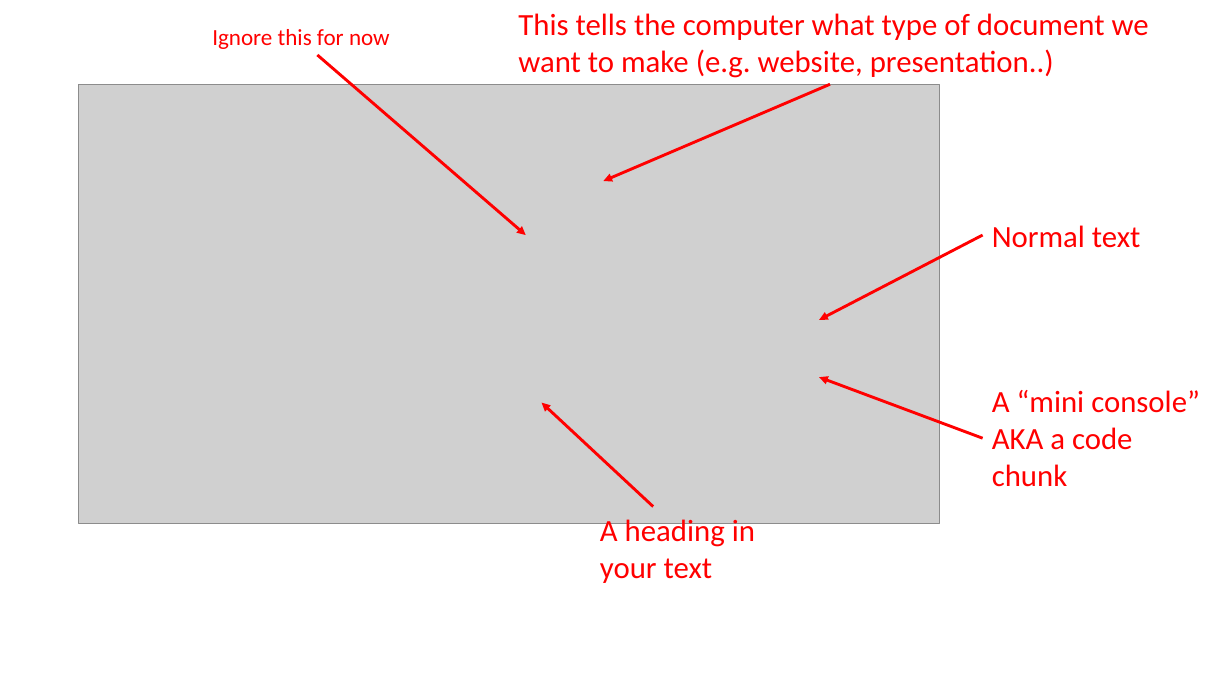
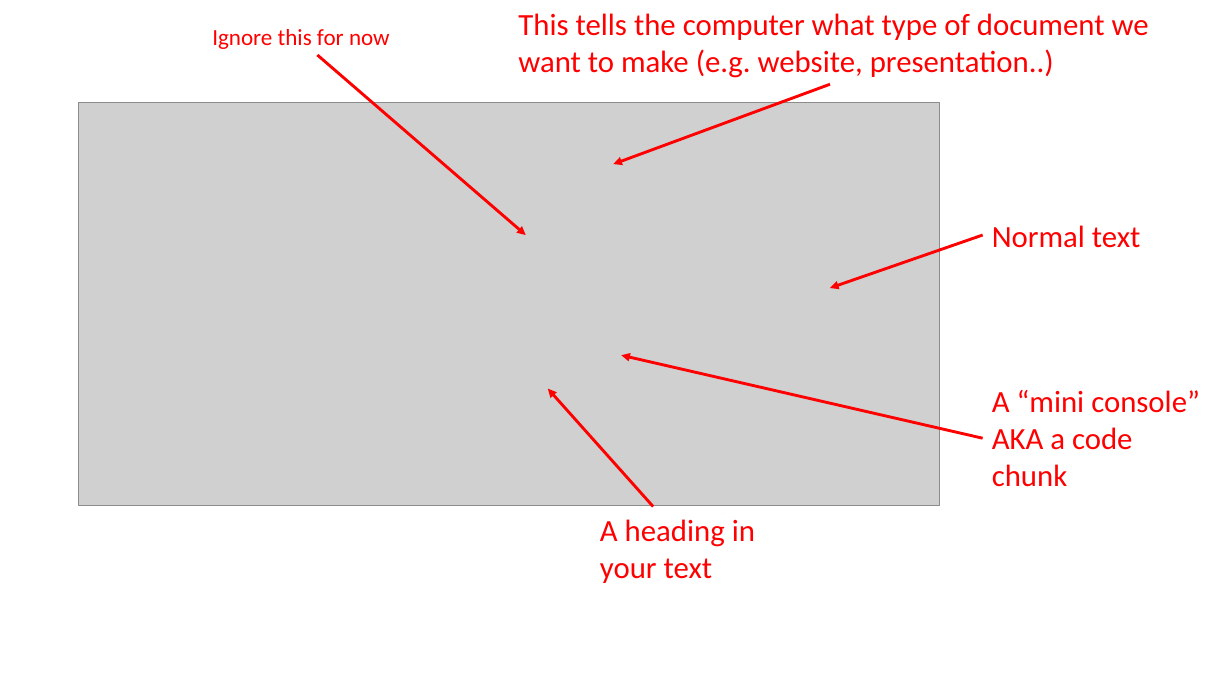
Before and after one commit to psu-spatial/GEOG364-2021, a slide deck: slide 4 of Plots.pptx. Drawn at 1232x693 pixels with LibreOffice and Linux fonts; fonts in the diff are those of the drawing; grey boxes stand for pictures. Boxes give left, top, right and bottom in pixels: in the first picture for what was removed or moved away, otherwise in the second. Text is boxed around its words. In the diff, an @@ line names an element or a change of style, - is before the commit and + after.

Commit message:
plots pdf

```diff
--- a/Plots.pptx
+++ b/Plots.pptx
@@ arrow moved from (830, 84) - (604, 181) to (830, 84) - (614, 165) @@
@@ picture: place and size @@
-picture at (79, 84, 940, 524)
+picture at (79, 103, 940, 506)
@@ arrow moved from (982, 235) - (820, 320) to (982, 235) - (830, 288) @@
@@ arrow moved from (982, 438) - (820, 377) to (982, 438) - (621, 355) @@
@@ arrow moved from (653, 506) - (542, 403) to (653, 506) - (548, 389) @@
```
